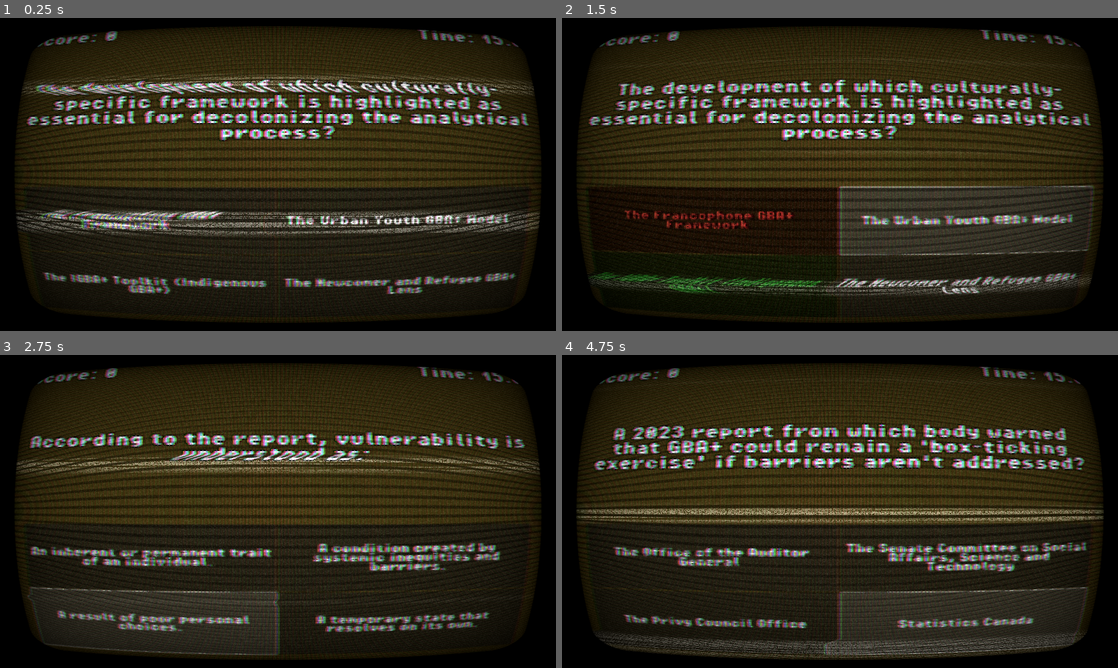
Above: before the commit, frames 1-4 (two rows, left to right).
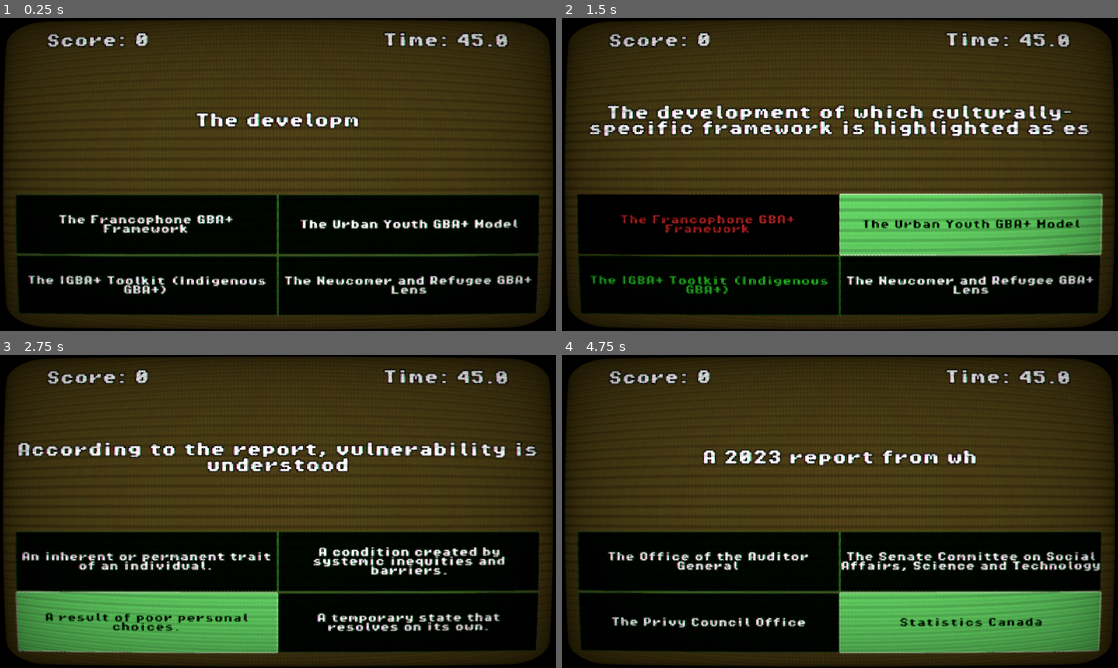
Above: after the commit, the same moments.

Repository: nzach123/multiplechoicequizgame_01a
Game: Godot game, scene res://scenes/quiz_scene.tscn
The game is run twice, just before and just after one commit, with the same random seed, the same clock (stepped at 60 frames per second) and the same inputs.
Inputs:
- Up to frame 1 (0.25 s): no input
- Up to frame 2 (1.5 s): click "The Francophone GBA+ Framework" at 0.5 s; click "The Urban Youth GBA+ Model" at 1.25 s
- Up to frame 3 (2.75 s): click "The IGBA+ Toolkit (Indigenous…" at 2 s
- Up to frame 4 (4.75 s): click "An inherent or permanent trai…" at 2.75 s; click "A result of poor personal cho…" at 3.5 s; click "A temporary state that resolv…" at 4.25 s

The runs differ from the first frame. In frame 1, 55% of the frame differs, in the area x 0-100%, y 0-100%; in frame 2, 54%; in frame 3, 57%; in frame 4, 60%.

Commit message:
Add new fonts and enhance quiz UI/UX effects
Added multiple monospaced fonts to assets and updated theme with new button styles. Improved quiz scene layout, increased timer to 45 seconds, and adjusted CRT shader parameters for a subtler effect. GameSession.gd now includes camera shake feedback on wrong answers and animated question text display for better user experience.

Diff:
--- a/resources/themes/title_theme.tres
+++ b/resources/themes/title_theme.tres
@@ -1,12 +1,27 @@
-[gd_resource type="Theme" load_steps=2 format=3 uid="uid://dmi3jf6jonyoq"]
+[gd_resource type="Theme" load_steps=4 format=3 uid="uid://dmi3jf6jonyoq"]
 
 [ext_resource type="FontFile" uid="uid://t86c8t2o1y50" path="res://assets/fonts/PixelOperator8-Bold.ttf" id="1_l4r5r"]
 
+[sub_resource type="StyleBoxFlat" id="StyleBoxFlat_l4r5r"]
+bg_color = Color(0.2, 1, 0.2, 1)
+
+[sub_resource type="StyleBoxFlat" id="StyleBoxFlat_s5nl2"]
+bg_color = Color(0, 0.0666667, 0, 1)
+border_width_left = 2
+border_width_top = 2
+border_width_right = 2
+border_width_bottom = 2
+border_color = Color(0.2, 1, 0.2, 1)
+border_blend = true
+
 [resource]
+Button/colors/font_hover_color = Color(0, 0, 0, 1)
 Button/colors/font_outline_color = Color(0, 0, 0, 1)
 Button/constants/outline_size = 0
 Button/font_sizes/font_size = 32
 Button/fonts/font = ExtResource("1_l4r5r")
+Button/styles/hover = SubResource("StyleBoxFlat_l4r5r")
+Button/styles/normal = SubResource("StyleBoxFlat_s5nl2")
 Label/colors/font_outline_color = Color(0, 0, 0, 1)
 Label/constants/outline_size = 15
 Label/font_sizes/font_size = 50
--- a/scenes/quiz_scene.tscn
+++ b/scenes/quiz_scene.tscn
@@ -7,25 +7,25 @@
 [sub_resource type="ShaderMaterial" id="ShaderMaterial_ndxw5"]
 shader = ExtResource("3_vk6e3")
 shader_parameter/overlay = true
-shader_parameter/scanlines_opacity = 0.4
+shader_parameter/scanlines_opacity = 0.2
 shader_parameter/scanlines_width = 0.25
-shader_parameter/grille_opacity = 0.3
+shader_parameter/grille_opacity = 0.15
 shader_parameter/resolution = Vector2(640, 480)
 shader_parameter/pixelate = true
 shader_parameter/roll = true
-shader_parameter/roll_speed = 8.0
+shader_parameter/roll_speed = 0.0
 shader_parameter/roll_size = 15.0
 shader_parameter/roll_variation = 1.8
-shader_parameter/distort_intensity = 0.05
-shader_parameter/noise_opacity = 0.4
+shader_parameter/distort_intensity = 0.0
+shader_parameter/noise_opacity = 0.0
 shader_parameter/noise_speed = 5.0
-shader_parameter/static_noise_intensity = 0.06
-shader_parameter/aberration = 0.03
+shader_parameter/static_noise_intensity = 0.02
+shader_parameter/aberration = 0.00500005
 shader_parameter/brightness = 1.4
 shader_parameter/discolor = true
-shader_parameter/warp_amount = 1.0
+shader_parameter/warp_amount = 0.11
 shader_parameter/clip_warp = false
-shader_parameter/vignette_intensity = 0.4
+shader_parameter/vignette_intensity = 0.3
 shader_parameter/vignette_opacity = 0.5
 
 [node name="QuizScene" type="Control"]
@@ -55,19 +55,25 @@
 grow_vertical = 2
 theme_override_constants/separation = 20
 
-[node name="HBoxContainer" type="HBoxContainer" parent="VBoxContainer"]
+[node name="MarginContainer3" type="MarginContainer" parent="VBoxContainer"]
+layout_mode = 2
+theme_override_constants/margin_left = 150
+theme_override_constants/margin_top = 50
+theme_override_constants/margin_right = 150
+
+[node name="HBoxContainer" type="HBoxContainer" parent="VBoxContainer/MarginContainer3"]
 layout_mode = 2
 
-[node name="ScoreLabel" type="Label" parent="VBoxContainer/HBoxContainer"]
+[node name="ScoreLabel" type="Label" parent="VBoxContainer/MarginContainer3/HBoxContainer"]
 layout_mode = 2
 size_flags_horizontal = 3
 theme = ExtResource("1_c7ybq")
 text = "Score: 0"
 
-[node name="TimerLabel" type="Label" parent="VBoxContainer/HBoxContainer"]
+[node name="TimerLabel" type="Label" parent="VBoxContainer/MarginContainer3/HBoxContainer"]
 layout_mode = 2
 theme = ExtResource("1_c7ybq")
-text = "Time: 15"
+text = "Time: 45"
 
 [node name="MarginContainer2" type="MarginContainer" parent="VBoxContainer"]
 layout_mode = 2
@@ -88,9 +94,8 @@
 layout_mode = 2
 size_flags_vertical = 3
 theme_override_constants/margin_left = 50
-theme_override_constants/margin_top = 0
 theme_override_constants/margin_right = 50
-theme_override_constants/margin_bottom = 25
+theme_override_constants/margin_bottom = 50
 
 [node name="AnswerGridContainer" type="GridContainer" parent="VBoxContainer/MarginContainer"]
 layout_mode = 2
@@ -125,7 +130,7 @@
 autowrap_mode = 3
 
 [node name="QuizTimer" type="Timer" parent="."]
-wait_time = 15.0
+wait_time = 45.0
 one_shot = true
 
 [node name="FeedbackLabel" type="Label" parent="."]
--- a/scripts/GameSession.gd
+++ b/scripts/GameSession.gd
@@ -1,9 +1,11 @@
 extends Control
+
+
 
 # --- 1. NODES ---
 @onready var question_label = $VBoxContainer/MarginContainer2/QuestionLabel
-@onready var score_label = $VBoxContainer/HBoxContainer/ScoreLabel
-@onready var timer_label = $VBoxContainer/HBoxContainer/TimerLabel
+@onready var score_label = $VBoxContainer/MarginContainer3/HBoxContainer/ScoreLabel
+@onready var timer_label = $VBoxContainer/MarginContainer3/HBoxContainer/TimerLabel
 @onready var feedback_label = $FeedbackLabel
 @onready var quiz_timer = $QuizTimer
 
@@ -13,6 +15,11 @@
 	$VBoxContainer/MarginContainer/AnswerGridContainer/Button3, # Maps to "C"
 	$VBoxContainer/MarginContainer/AnswerGridContainer/Button4  # Maps to "D"
 ]
+
+var shake_strength: float = 0.0
+var shake_decay: float = 5.0
+var rng = RandomNumberGenerator.new()
+var camera: Camera2D
 
 # --- 2. STATE ---
 var current_q_index: int = 0
@@ -30,9 +37,25 @@
 	else:
 		question_label.text = "CRITICAL ERROR: DATA NOT FOUND"
 
-func _process(_delta):
+	# Initialize a camera programmatically
+	camera = Camera2D.new()
+	camera.anchor_mode = Camera2D.ANCHOR_MODE_FIXED_TOP_LEFT
+	add_child(camera)
+
+func _process(delta):
 	if not quiz_timer.is_stopped():
 		timer_label.text = "Time: " + str(ceil(quiz_timer.time_left))
+	# Handle Shake
+	if shake_strength > 0:
+		shake_strength = lerp(shake_strength, 0.0, shake_decay * delta)
+		camera.offset = Vector2(
+			rng.randf_range(-shake_strength, shake_strength),
+			rng.randf_range(-shake_strength, shake_strength)
+		)
+# Add this helper function
+func apply_shake(intensity: float):
+	shake_strength = intensity
+
 
 func start_game():
 	GameManager.reset_stats()
@@ -44,6 +67,15 @@
 
 	connect_buttons()
 	load_question(0)
+
+func animate_text(label: Label, text_content: String):
+	label.text = text_content
+	label.visible_ratio = 0.0
+
+	var tween = create_tween()
+	# Calculate duration based on text length (e.g., 0.02 seconds per character)
+	var duration = text_content.length() * 0.02
+	tween.tween_property(label, "visible_ratio", 1.0, duration)
 
 func connect_buttons():
 	for i in range(buttons.size()):
@@ -63,7 +95,7 @@
 	var q_data = GameManager.questions_pool[index]
 
 	# 1. Set Question Text (using your key: "question")
-	question_label.text = q_data["question"]
+	animate_text(question_label, q_data["question"])
 
 	# 2. Set Option Text (using your key: "options" -> "A", "B"...)
 	# We force the mapping: Button 0 gets "A", Button 1 gets "B"
@@ -75,7 +107,7 @@
 	for btn in buttons:
 		btn.show()
 
-	quiz_timer.start(15)
+	quiz_timer.start()
 
 func _on_button_pressed(selected_idx: int):
 	if inputs_locked: return
@@ -130,7 +162,7 @@
 	feedback_label.text = "STATUS: FAILURE"
 	feedback_label.modulate = Color.RED
 	GameManager.current_integrity -= 20
-
+	apply_shake(20.0)
 	if selected_idx != -1:
 		buttons[selected_idx].modulate = Color.RED
 	buttons[correct_idx].modulate = Color.GREEN
Binary file added: assets/fonts/JetBrainsMono-Medium.ttf
Not shown, added: assets/fonts/JetBrainsMono-Medium.ttf.import
Binary file added: assets/fonts/RobotoMono-Italic-VariableFont_wght.ttf
Not shown, added: assets/fonts/RobotoMono-Italic-VariableFont_wght.ttf.import
Binary file added: assets/fonts/RobotoMono-VariableFont_wght.ttf
Not shown, added: assets/fonts/RobotoMono-VariableFont_wght.ttf.import
Binary file added: assets/fonts/ShareTechMono-Regular.ttf
Not shown, added: assets/fonts/ShareTechMono-Regular.ttf.import
